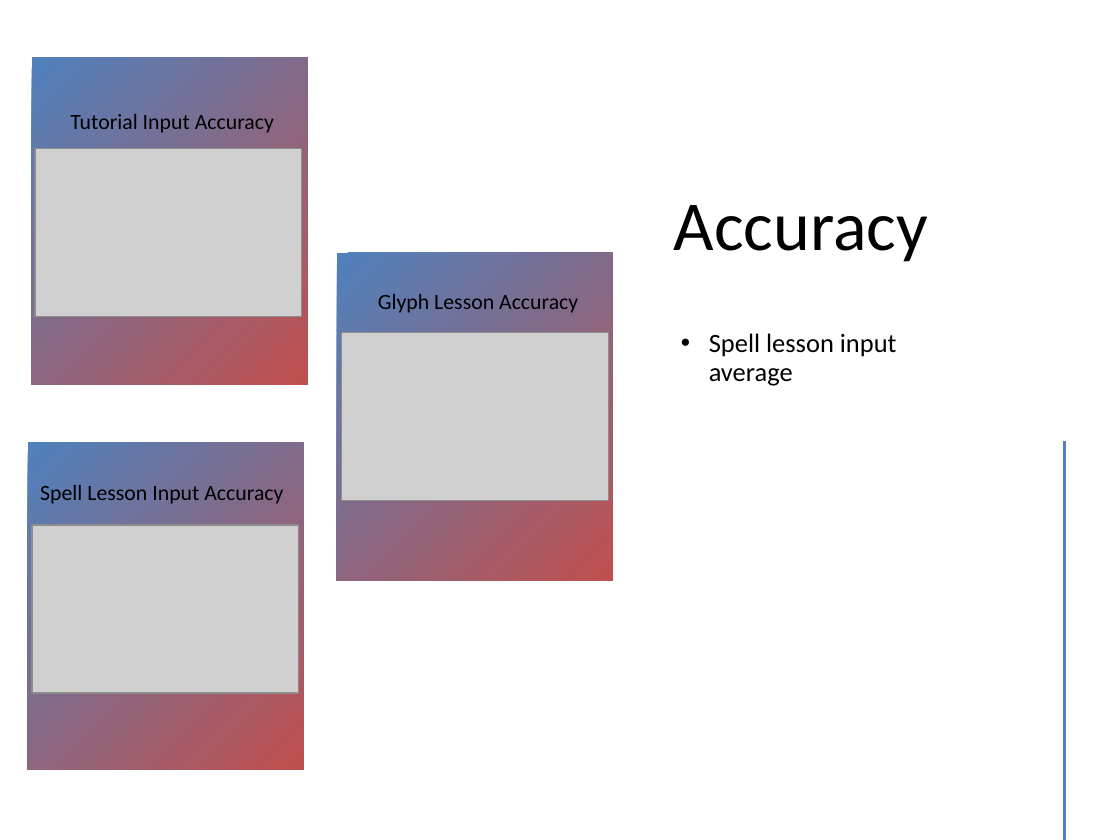
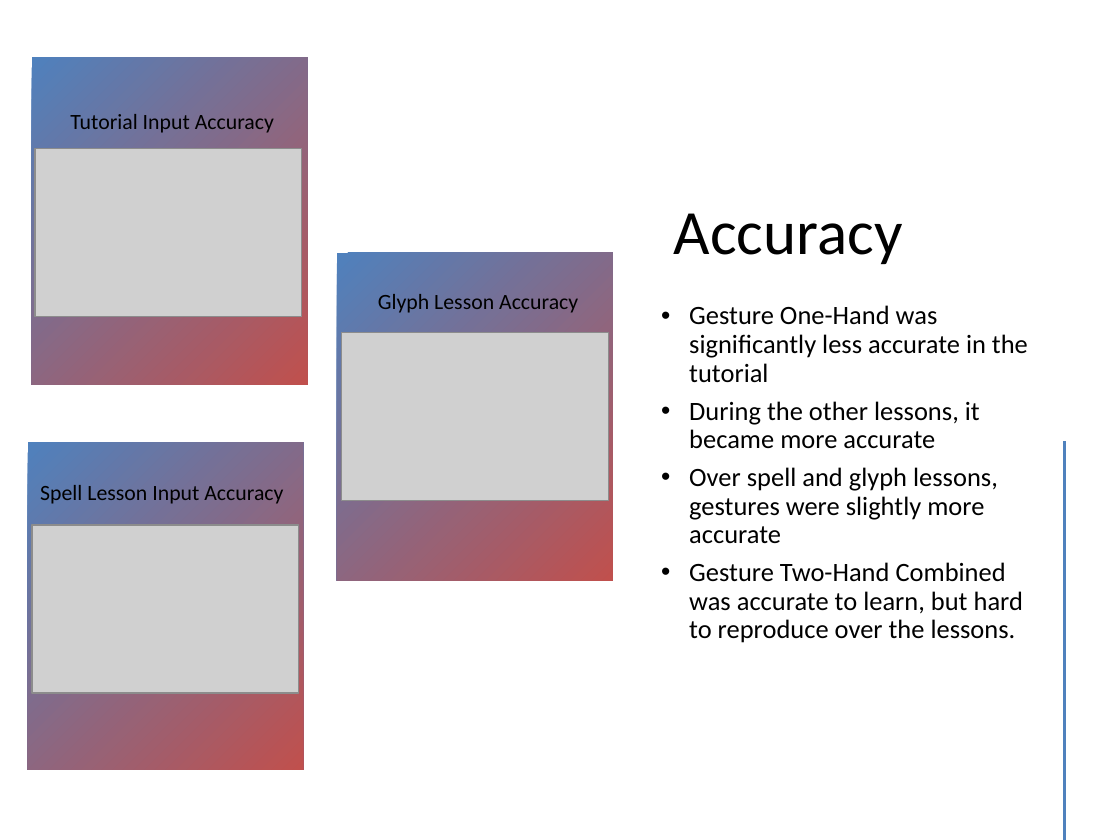
Before and after one commit to csu-hci-projects/CS465_OrdwayR, a slide deck: slide 14 of Rosys_Wizards_465_Presentation.pptx (slide 15 before the commit). Drawn at 1120x840 pixels with LibreOffice and Linux fonts; fonts in the diff are those of the drawing; grey boxes stand for pictures. Boxes give left, top, right and bottom in pixels: in the first picture for what was removed or moved away, otherwise in the second. Text is boxed around its words. In the diff, an @@ line names an element or a change of style, - is before the commit and + after.

```diff
--- a/Rosys_Wizards_465_Presentation.pptx
+++ b/Rosys_Wizards_465_Presentation.pptx
@@ title "Accuracy": place and size @@
-title "Accuracy" at [674, 205, 928, 262]
+title "Accuracy" at [674, 213, 903, 264]
@@ title "Accuracy" at [674, 213, 903, 264]: size 45 to 40.5 pt @@
@@ text at [689, 305, 1028, 643]: text changed @@
-• Spell lesson input average
+• Gesture One-Hand was significantly less accurate in the tutorial
+• During the other lessons, it became more accurate
+• Over spell and glyph lessons, gestures were slightly more accurate
+• Gesture Two-Hand Combined was accurate to learn, but hard to reproduce over the lessons.
```
Also in this commit, not shown: 8 other slides changed, 1 slide added, 1 slide removed.
